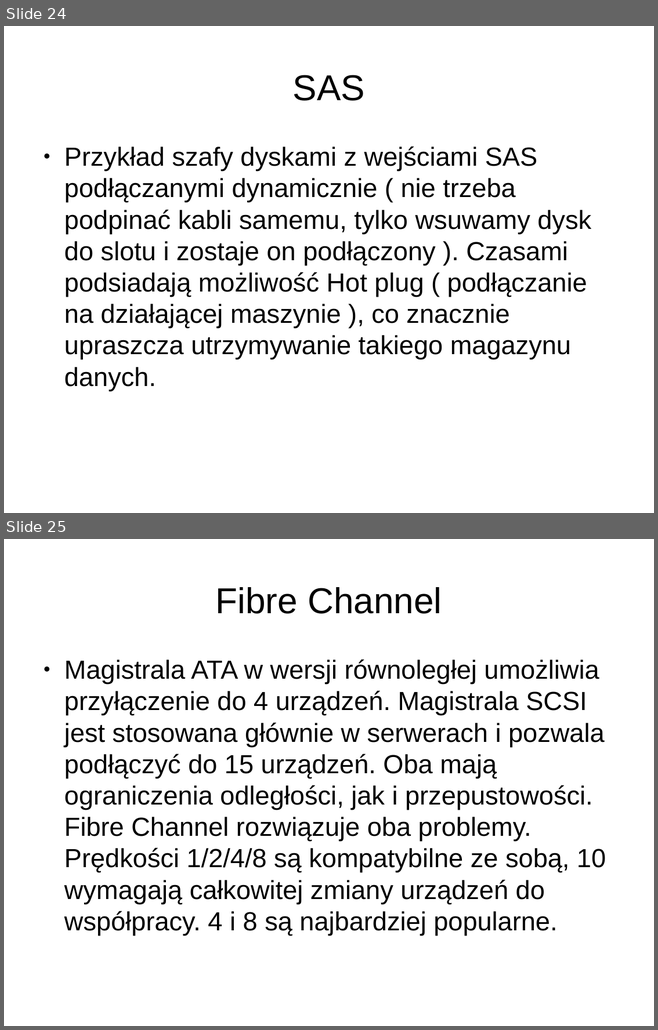
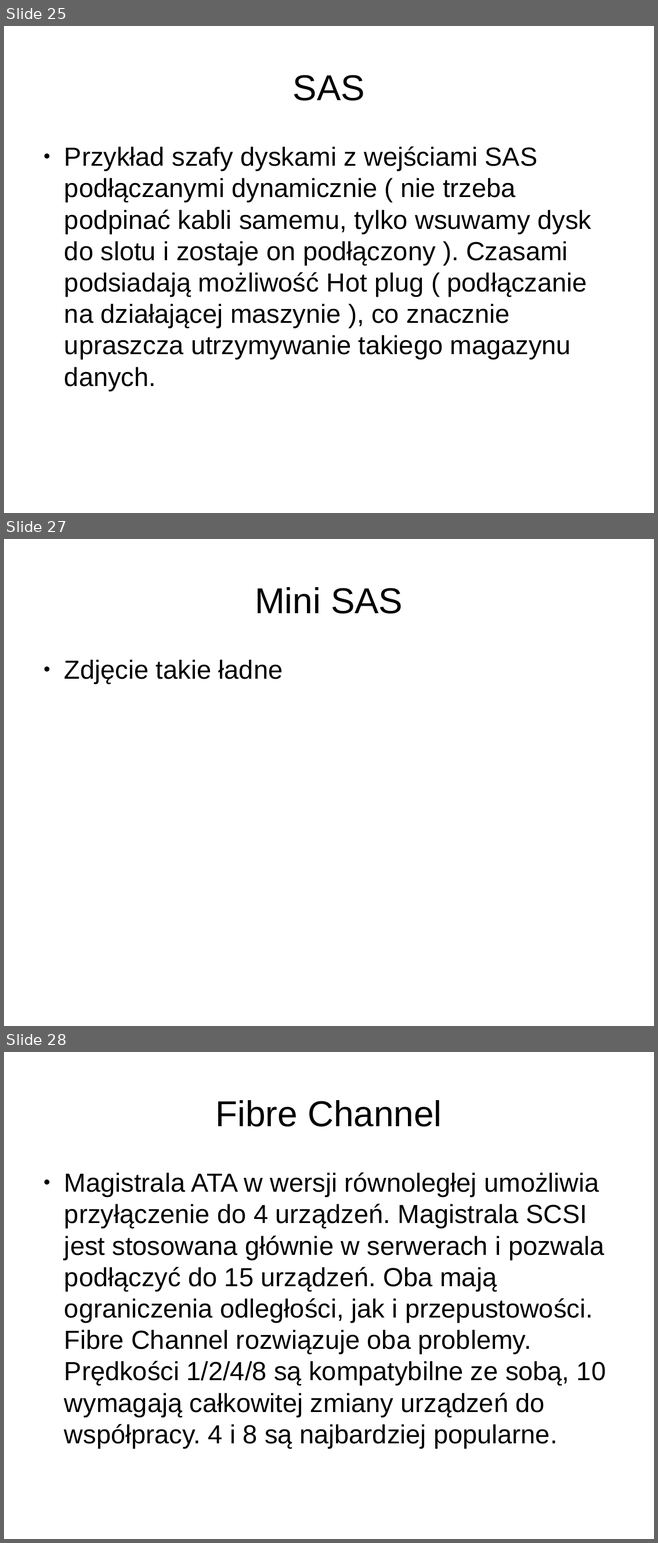
Before and after one commit to Lupa666/PUTDungeon, a slide deck: Magazyny_Danych_Dla_Nas.odp. Shown one above the other, each under a label of ours: slides 24 and 25 before the commit, slides 25, 27 and 28 after it; the slides between them are not shown. The pictures are 658x1030 and 658x1543 pixels, drawn with LibreOffice and Linux fonts; fonts in the diff are those of the drawing; background and template pictures are left out. Boxes give left, top, right and bottom in pixels: in the first picture for what was removed or moved away, otherwise in the second. Text is boxed around its words. In the diff, an @@ line names an element or a change of style, - is before the commit and + after.

```diff
--- a/Magazyny_Danych_Dla_Nas.odp
+++ b/Magazyny_Danych_Dla_Nas.odp
@@ slide 27 added at <box>4,539,654,1026</box>, background #FFFFFF @@
@@ title added at <box>255,587,402,614</box>, 44 pt, text #000000 @@
+Mini SAS
@@ text added at <box>64,660,282,684</box>, 32 pt, text #000000 @@
+● Zdjęcie takie ładne
@@ what was slide 24 is now slide 25 @@
@@ what was slide 25 is now slide 28 @@
```
Also in this commit, not shown: 1 slide changed, 5 other slides added, 6 slides removed.
